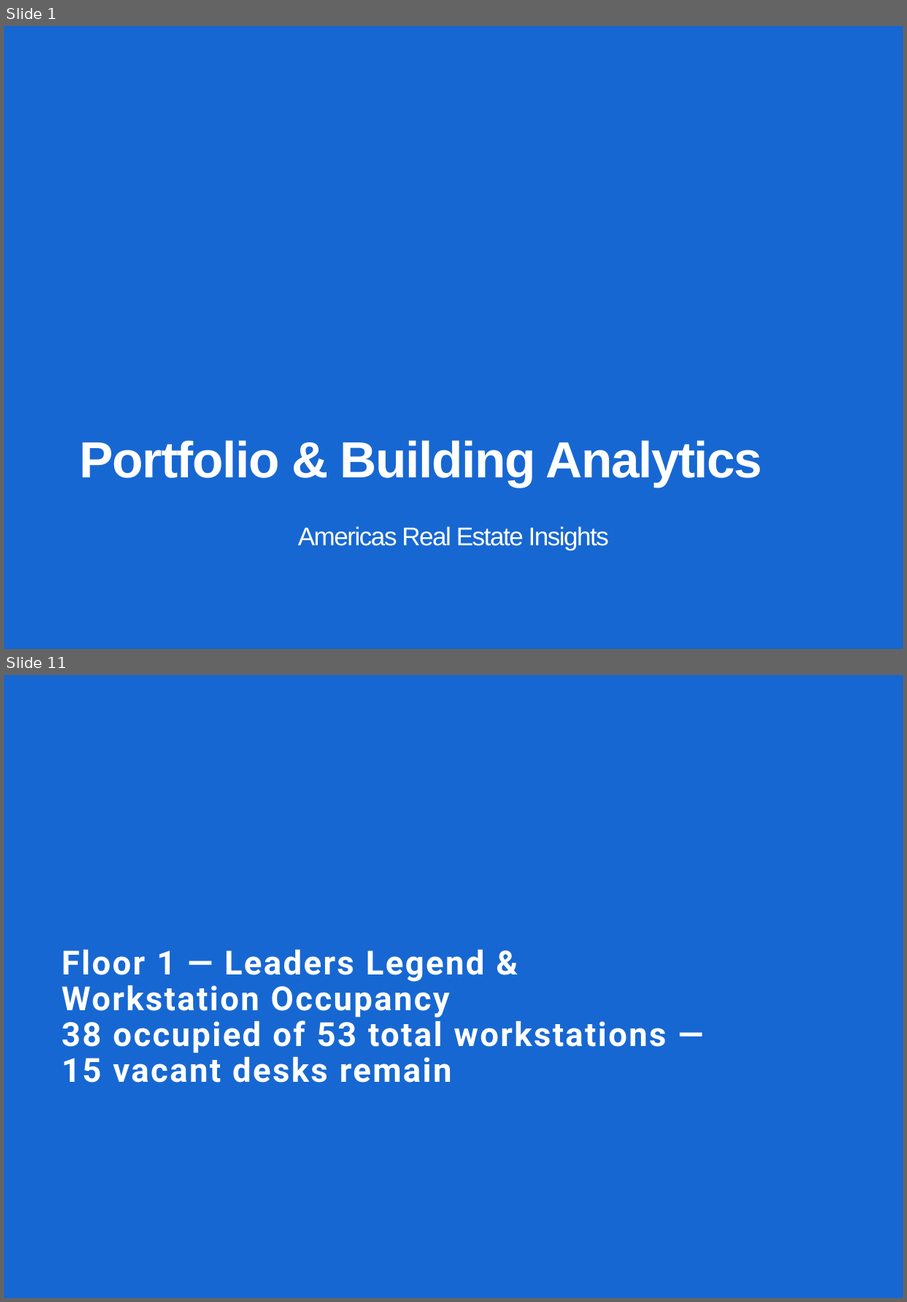
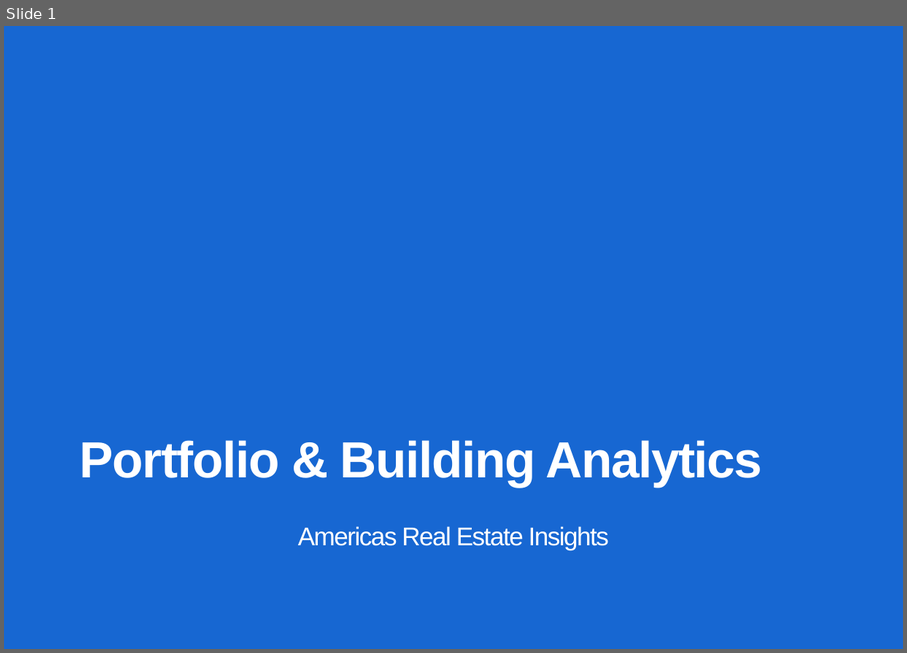
Before and after one commit to parokshs/conversational-ui, a slide deck: src/demo/presentation/assets/CWP_Template.pptx. Shown one above the other, each under a label of ours: slides 1 and 11 before the commit, slide 1 after it; the slides between them are not shown. The pictures are 907x1302 and 907x653 pixels, drawn with LibreOffice and Linux fonts; fonts in the diff are those of the drawing; background and template pictures are left out; a plain dark background stands for a picture behind light text. Boxes give left, top, right and bottom in pixels: in the first picture for what was removed or moved away, otherwise in the second. Text is boxed around its words. In the diff, an @@ line names an element or a change of style, - is before the commit and + after.

```diff
--- a/src/demo/presentation/assets/CWP_Template.pptx
+++ b/src/demo/presentation/assets/CWP_Template.pptx
@@ slide 11 removed at (4,675,903,1298), background #FFFFFF; not listed: 1 template element that a slide beside it also shows @@
@@ title removed at (62,949,667,1082) @@
-Floor 1 — Leaders Legend & Workstation Occupancy
-38 occupied of 53 total workstations — 15 vacant desks remain
```
Also in this commit, not shown: 4 slides changed, 1 slide added, 6 other slides removed, 29 other files.
